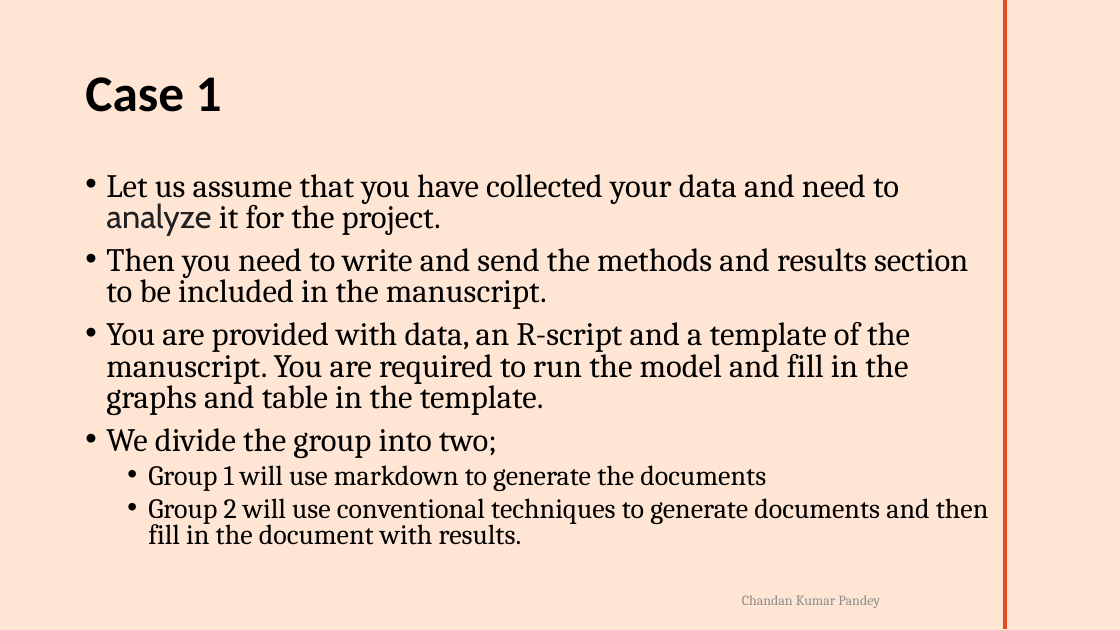
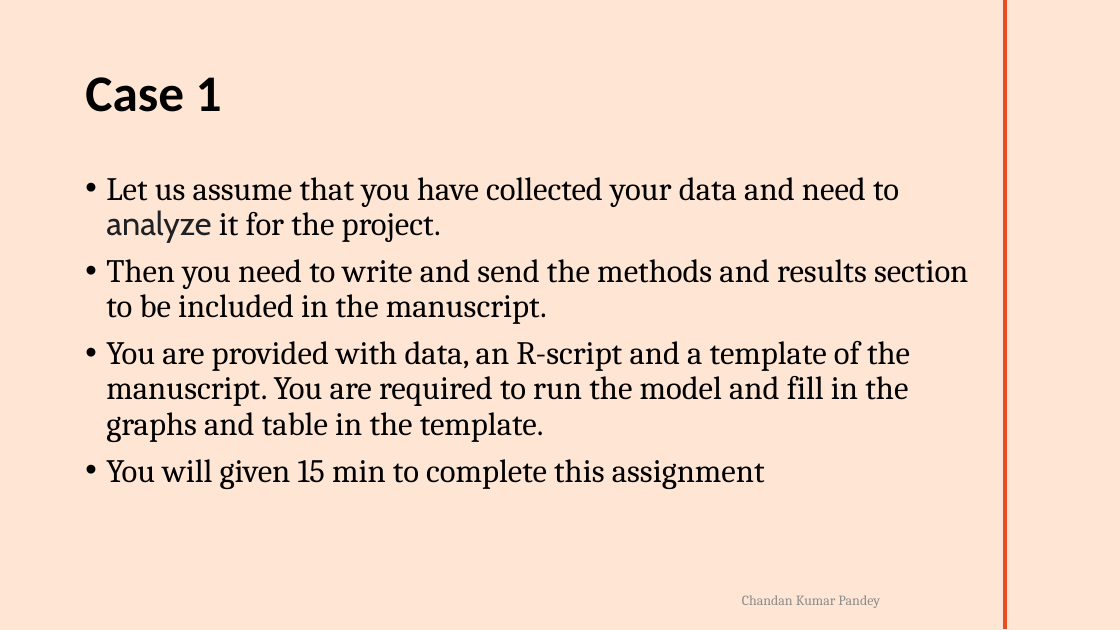
Before and after one commit to ckp1990/Rmark-SCCS-BLR-2023, a slide deck: slide 2 of Activity 1.pptx. Drawn at 1120x630 pixels with LibreOffice and Linux fonts; fonts in the diff are those of the drawing; background and template pictures are left out. Boxes give left, top, right and bottom in pixels: in the first picture for what was removed or moved away, otherwise in the second. Text is boxed around its words. In the diff, an @@ line names an element or a change of style, - is before the commit and + after.

```diff
--- a/Activity 1.pptx
+++ b/Activity 1.pptx
@@ text at (106,177,968,442): line spacing 0.8 to 0.9 @@
@@ text at (106,459,765,489): text changed; size 24 to 28 pt @@
-• We divide the group into two;
-  • Group 1 will use markdown to generate the documents
-  • Group 2 will use conventional techniques to generate documents and then fill in the document with results.
+• You will given 15 min to complete this assignment
```
Also in this commit, not shown: 1 slide added, 13 other files.
